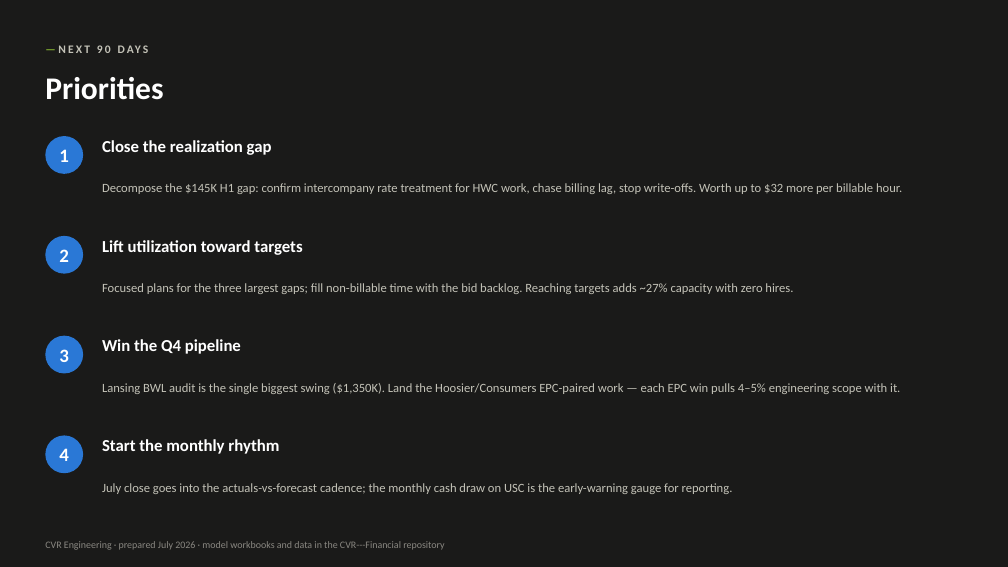
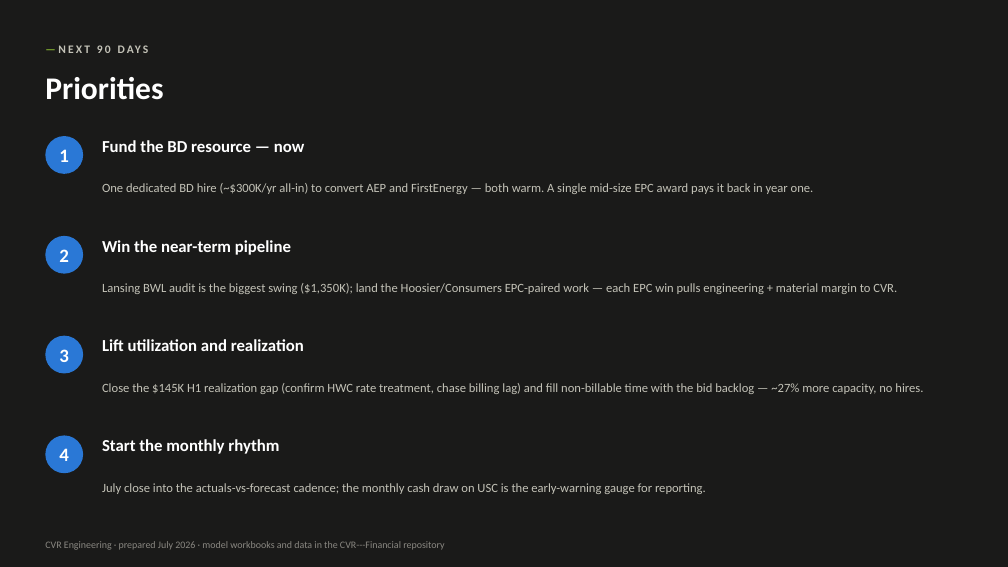
Before and after one commit to codlingjim-debug/CVR---Financial, a slide deck: slide 23 of reports/CVR_Deck_Jun2026.pptx. Drawn at 1008x567 pixels with LibreOffice and Linux fonts; fonts in the diff are those of the drawing. Boxes give left, top, right and bottom in pixels: in the first picture for what was removed or moved away, otherwise in the second. Text is boxed around its words. In the diff, an @@ line names an element or a change of style, - is before the commit and + after.

```diff
--- a/reports/CVR_Deck_Jun2026.pptx
+++ b/reports/CVR_Deck_Jun2026.pptx
@@ text at (102, 140, 304, 152): text changed @@
-Close the realization gap
+Fund the BD resource — now
@@ text at (102, 183, 814, 194): text changed @@
-Decompose the $145K H1 gap: confirm intercompany rate treatment for HWC work, chase billing lag, stop write-offs. Worth up to $32 more per billable hour.
+One dedicated BD hire (~$300K/yr all-in) to convert AEP and FirstEnergy — both warm. A single mid-size EPC award pays it back in year one.
@@ text at (102, 240, 291, 255): text changed @@
-Lift utilization toward targets
+Win the near-term pipeline
@@ text at (102, 283, 897, 294): text changed @@
-Focused plans for the three largest gaps; fill non-billable time with the bid backlog. Reaching targets adds ~27% capacity with zero hires.
+Lansing BWL audit is the biggest swing ($1,350K); land the Hoosier/Consumers EPC-paired work — each EPC win pulls engineering + material margin to CVR.
@@ text at (102, 339, 304, 351): text changed @@
-Win the Q4 pipeline
+Lift utilization and realization
@@ text at (102, 383, 923, 394): text changed @@
-Lansing BWL audit is the single biggest swing ($1,350K). Land the Hoosier/Consumers EPC-paired work — each EPC win pulls 4–5% engineering scope with it.
+Close the $145K H1 realization gap (confirm HWC rate treatment, chase billing lag) and fill non-billable time with the bid backlog — ~27% more capacity, no hires.
@@ text at (102, 483, 706, 494): text changed @@
-July close goes into the actuals-vs-forecast cadence; the monthly cash draw on USC is the early-warning gauge for reporting.
+July close into the actuals-vs-forecast cadence; the monthly cash draw on USC is the early-warning gauge for reporting.
```
Also in this commit, not shown: 1 slide added, 3 other files.
